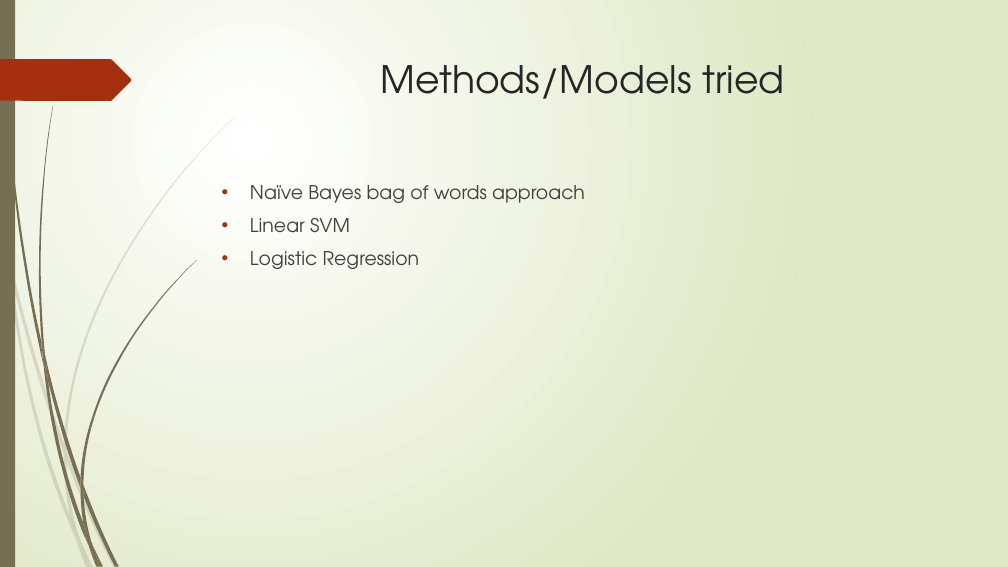
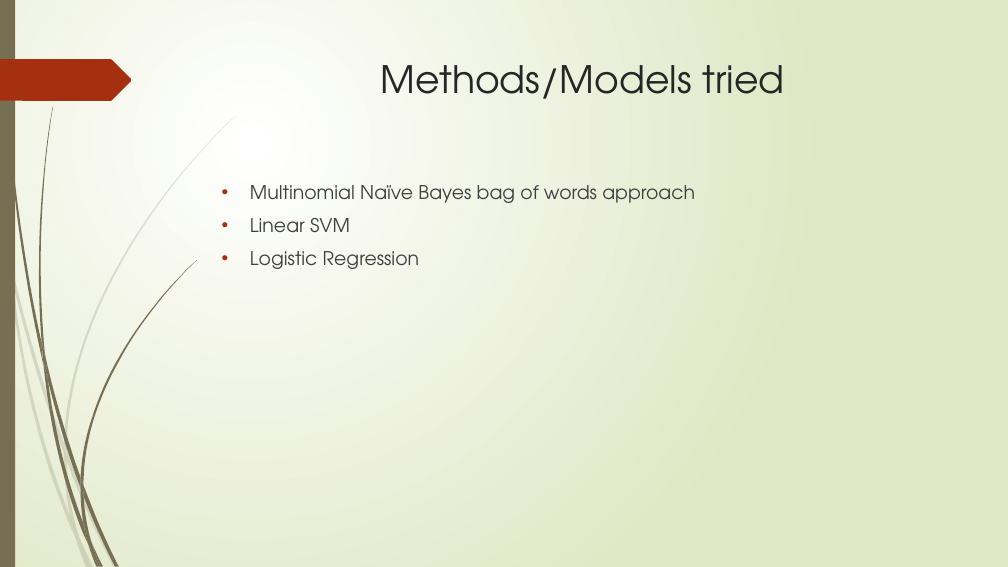
Before and after one commit to AdityaSridhar/ToxicCommentsClassifier, a slide deck: slide 9 of NLP_Project_Presentation.pptx (slide 8 before the commit). Drawn at 1008x567 pixels with LibreOffice and Linux fonts; fonts in the diff are those of the drawing. Boxes give left, top, right and bottom in pixels: in the first picture for what was removed or moved away, otherwise in the second. Text is boxed around its words. In the diff, an @@ line names an element or a change of style, - is before the commit and + after.

Commit message:
Updates to presentation

```diff
--- a/NLP_Project_Presentation.pptx
+++ b/NLP_Project_Presentation.pptx
@@ text at bbox=[250, 185, 695, 203]: text changed @@
-• Naïve Bayes bag of words approach
+• Multinomial Naïve Bayes bag of words approach
```
Also in this commit, not shown: 1 other slide changed, 4 slides added, 4 slides removed, 1 other file.
